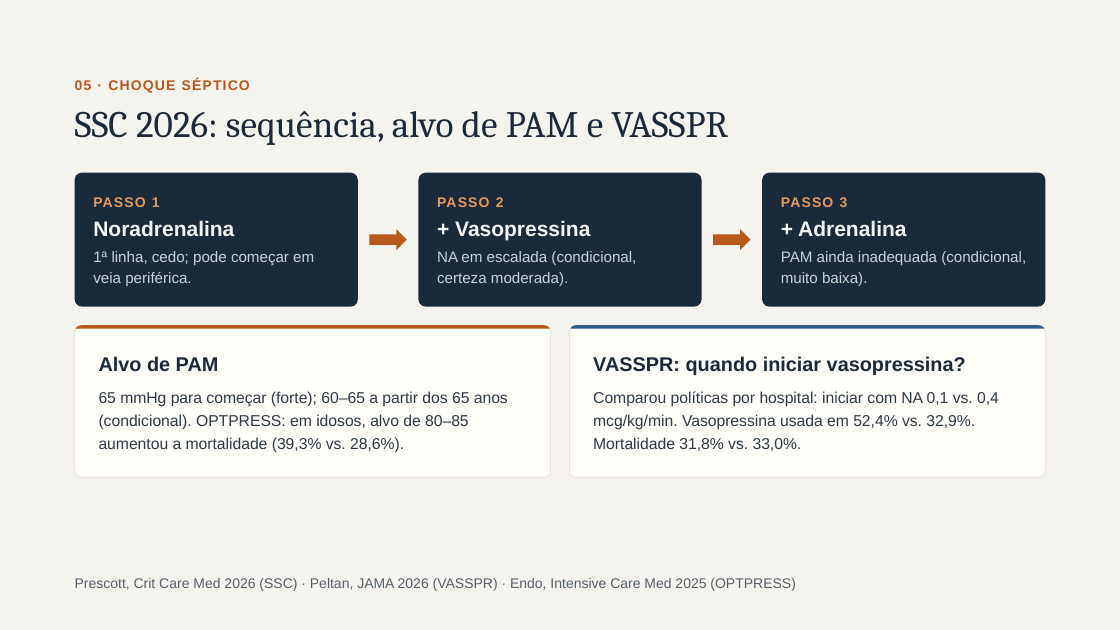
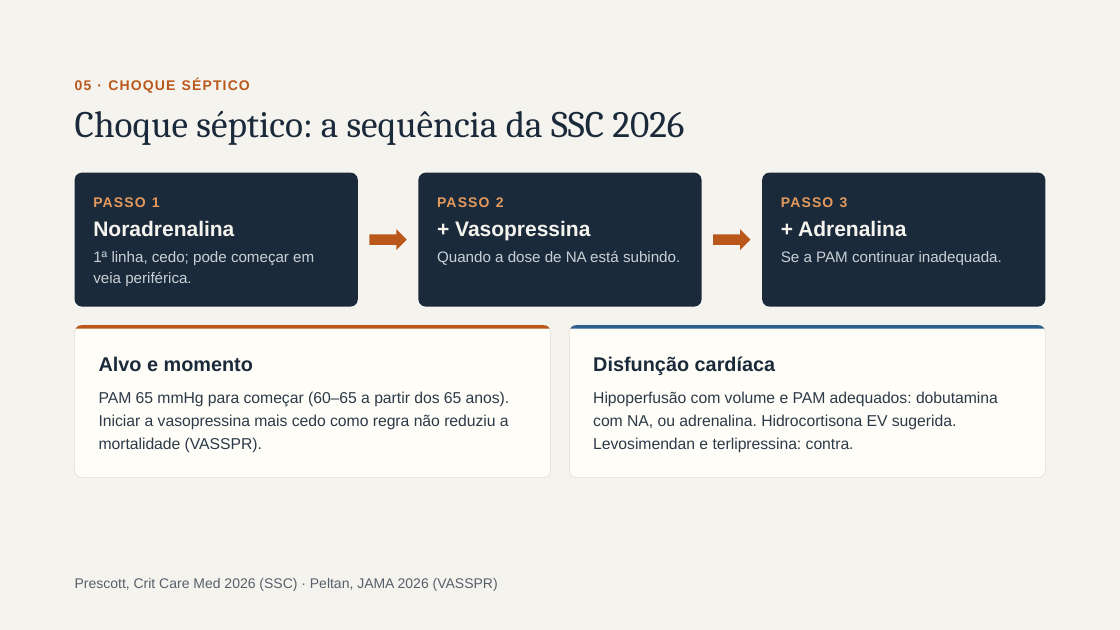
Before and after one commit to brunomoraesdubois-bit/Bruno, a slide deck: slide 11 of apresentacao/Aminas_Vasoativas.pptx (slide 10 before the commit). Drawn at 1120x630 pixels with LibreOffice and Linux fonts; fonts in the diff are those of the drawing. Boxes give left, top, right and bottom in pixels: in the first picture for what was removed or moved away, otherwise in the second. Text is boxed around its words. In the diff, an @@ line names an element or a change of style, - is before the commit and + after.

```diff
--- a/apresentacao/Aminas_Vasoativas.pptx
+++ b/apresentacao/Aminas_Vasoativas.pptx
@@ title at box(75, 111, 684, 145): text changed @@
-SSC 2026: sequência, alvo de PAM e VASSPR
+Choque séptico: a sequência da SSC 2026
@@ text at box(437, 251, 680, 265): text changed @@
-NA em escalada (condicional, certeza moderada).
+Quando a dose de NA está subindo.
@@ text at box(781, 251, 1002, 265): text changed @@
-PAM ainda inadequada (condicional, muito baixa).
+Se a PAM continuar inadequada.
@@ text at box(99, 356, 253, 372): text changed @@
-Alvo de PAM
+Alvo e momento
@@ text at box(593, 356, 776, 375): text changed @@
-VASSPR: quando iniciar vasopressina?
+Disfunção cardíaca
@@ text at box(99, 391, 510, 453): text changed @@
-65 mmHg para começar (forte); 60–65 a partir dos 65 anos (condicional). OPTPRESS: em idosos, alvo de 80–85 aumentou a mortalidade (39,3% vs. 28,6%).
+PAM 65 mmHg para começar (60–65 a partir dos 65 anos). Iniciar a vasopressina mais cedo como regra não reduziu a mortalidade (VASSPR).
@@ text at box(593, 391, 998, 453): text changed @@
-Comparou políticas por hospital: iniciar com NA 0,1 vs. 0,4 mcg/kg/min. Vasopressina usada em 52,4% vs. 32,9%. Mortalidade 31,8% vs. 33,0%.
+Hipoperfusão com volume e PAM adequados: dobutamina com NA, ou adrenalina. Hidrocortisona EV sugerida. Levosimendan e terlipressina: contra.
@@ text at box(75, 578, 498, 591): text changed @@
-Prescott, Crit Care Med 2026 (SSC) · Peltan, JAMA 2026 (VASSPR) · Endo, Intensive Care Med 2025 (OPTPRESS)
+Prescott, Crit Care Med 2026 (SSC) · Peltan, JAMA 2026 (VASSPR)
```
Also in this commit, not shown: 13 other slides changed, 3 slides added, 3 slides removed, 22 other files.
